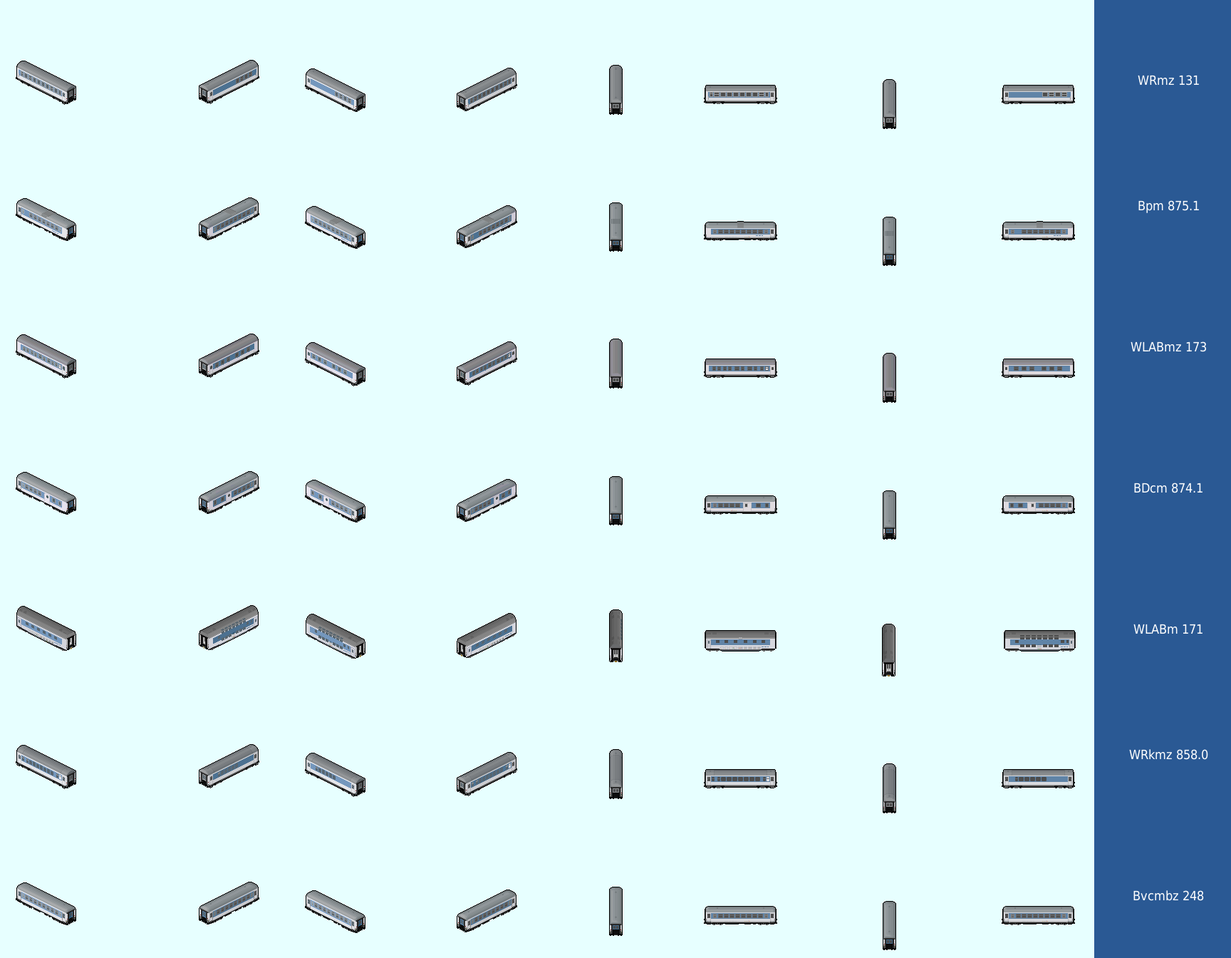
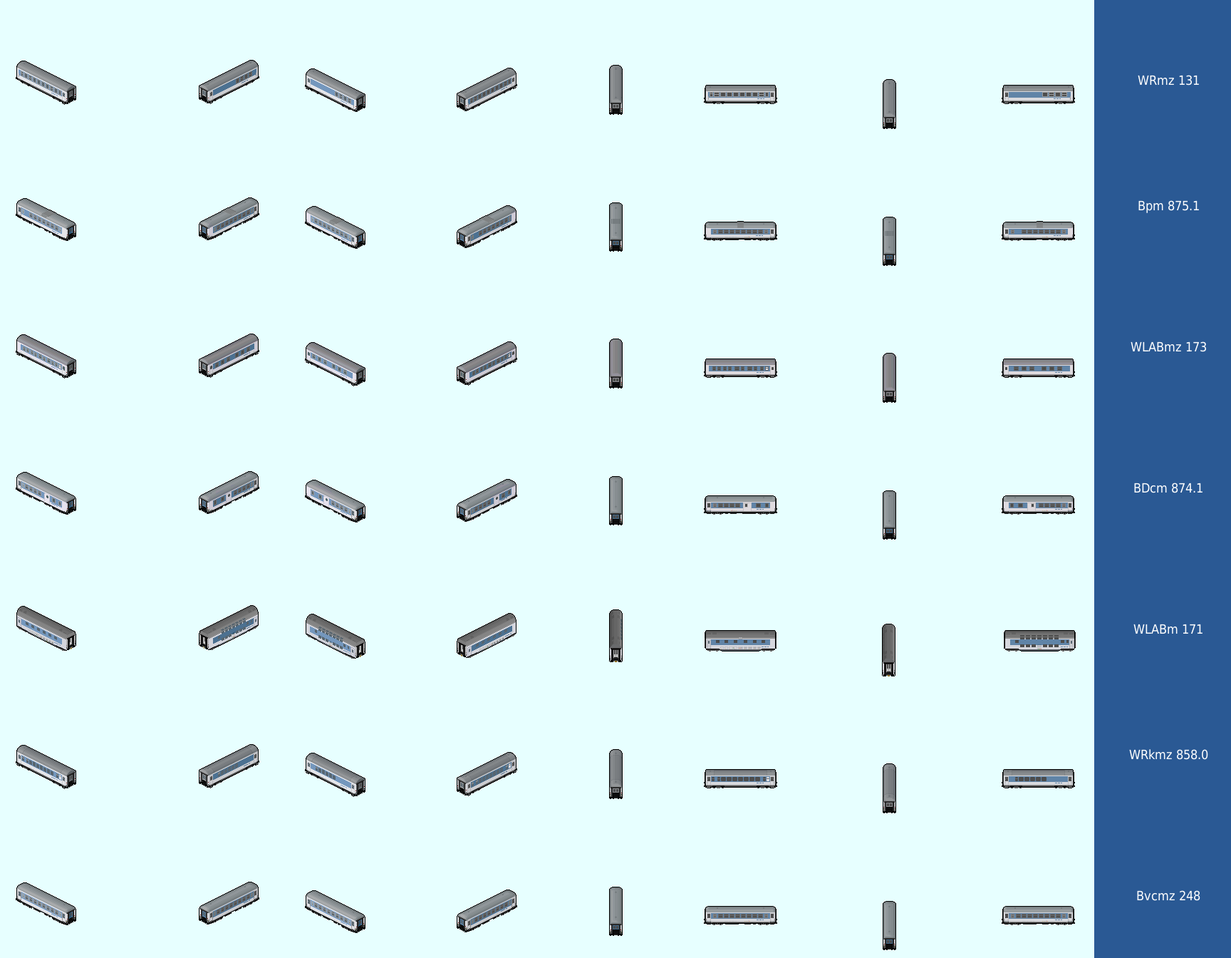
Layers edited between the first and the second 1231 x 958 image:
painted on "..." over [1133, 890, 1205, 901]
painted on "WRmz 131 #1" over [51, 79, 1062, 105]
painted on "WLABmz 173" over [51, 350, 1063, 378]
painted on "BDcm 874.1" over [51, 488, 1063, 515]
painted on "WKrmz 858.0" over [51, 762, 1063, 789]
painted on "Bvcmbz 249" over [51, 899, 1063, 926]
